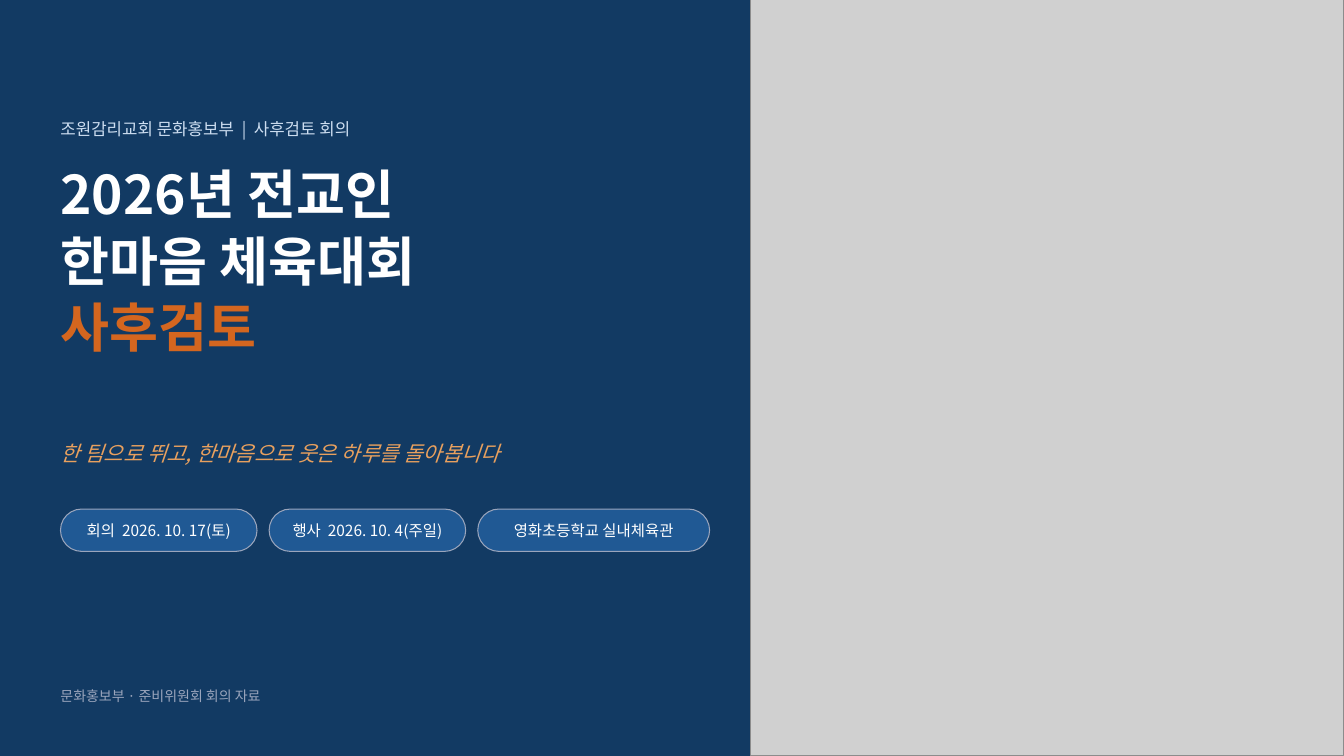
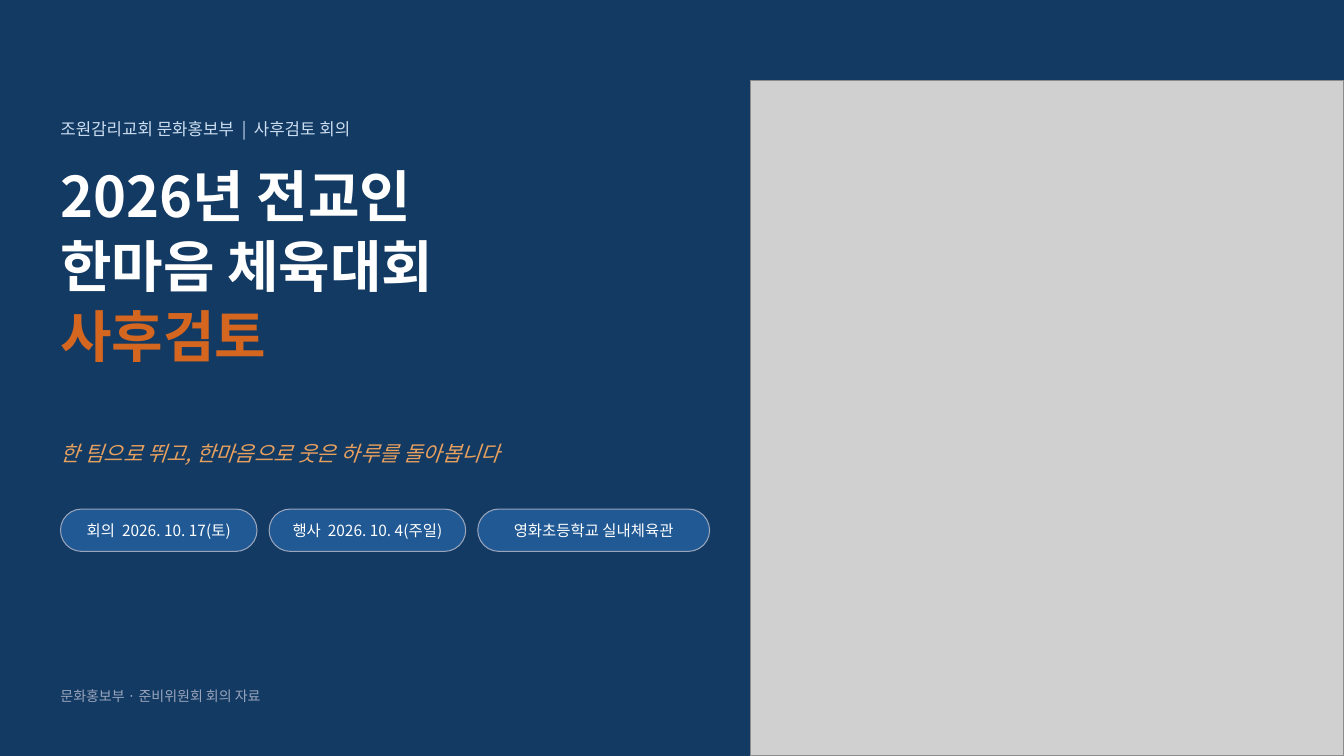
Before and after one commit to sungo-bae/miniature-octo-spoon, a slide deck: slide 1 of 2026_한마음체육대회_사후검토_1017.pptx. Drawn at 1344x756 pixels with LibreOffice and Linux fonts; fonts in the diff are those of the drawing; grey boxes stand for pictures; background and template pictures are left out. Boxes give left, top, right and bottom in pixels: in the first picture for what was removed or moved away, otherwise in the second. Text is boxed around its words. In the diff, an @@ line names an element or a change of style, - is before the commit and + after.

```diff
--- a/2026_한마음체육대회_사후검토_1017.pptx
+++ b/2026_한마음체육대회_사후검토_1017.pptx
@@ picture: place and size @@
-picture at <box>751,0,1344,756</box>
+picture at <box>751,81,1344,756</box>
@@ text "2026년 전교인" at <box>60,170,433,362</box>: size 38 to 40 pt @@
```
Also in this commit, not shown: 13 other slides changed, 1 slide added.
